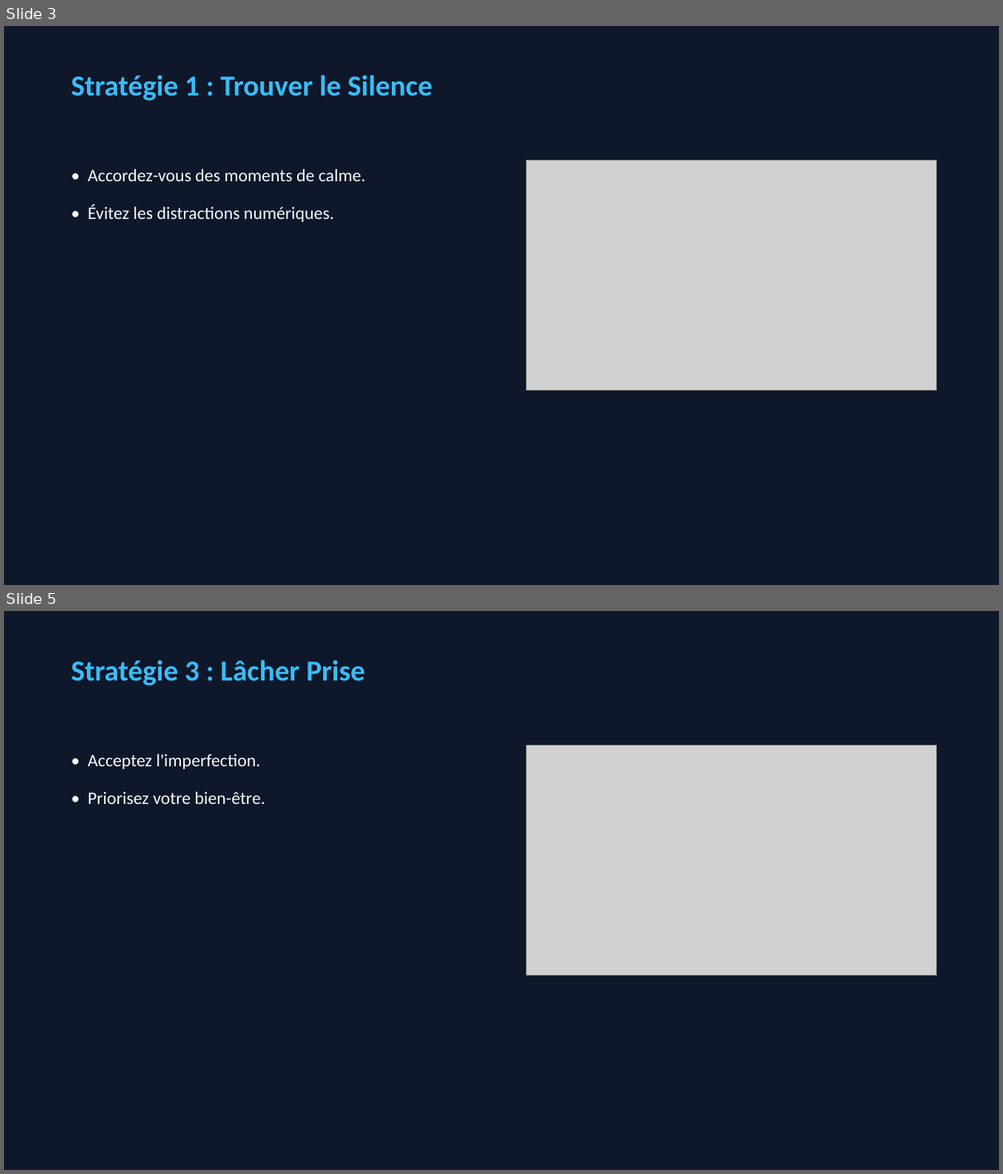
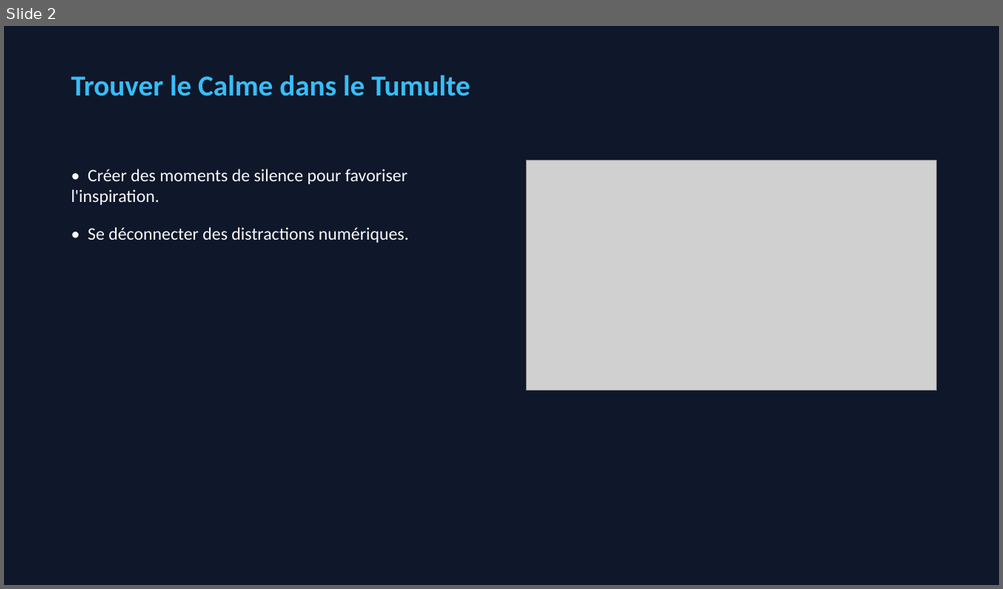
Before and after one commit to caroheymes/video-2-powerpoint-and-more, a slide deck: demo/output/presentation.pptx. Shown one above the other, each under a label of ours: slides 3 and 5 before the commit, slide 2 after it; the slides between them are not shown. The pictures are 1003x1174 and 1003x589 pixels, drawn with LibreOffice and Linux fonts; fonts in the diff are those of the drawing; grey boxes stand for pictures. Boxes give left, top, right and bottom in pixels: in the first picture for what was removed or moved away, otherwise in the second. Text is boxed around its words. In the diff, an @@ line names an element or a change of style, - is before the commit and + after.

```diff
--- a/demo/output/presentation.pptx
+++ b/demo/output/presentation.pptx
@@ slide 5 removed at <box>4,611,999,1170</box>, background #0F172A @@
@@ text removed at <box>71,660,365,686</box> @@
-Stratégie 3 : Lâcher Prise
@@ text removed at <box>88,754,265,804</box> @@
-• Acceptez l'imperfection.
-• Priorisez votre bien-être.
@@ picture removed at <box>526,745,936,976</box> @@
@@ what was slide 3 is now slide 2 @@
@@ slide 2 changed as well @@
@@ text at <box>71,75,470,96</box>: text changed @@
-Stratégie 1 : Trouver le Silence
+Trouver le Calme dans le Tumulte
@@ text at <box>71,169,409,243</box>: text changed @@
-• Accordez-vous des moments de calme.
-• Évitez les distractions numériques.
+• Créer des moments de silence pour favoriser l'inspiration.
+• Se déconnecter des distractions numériques.
```
Also in this commit, not shown: 1 slide added, 5 other slides removed, 6 other files.
